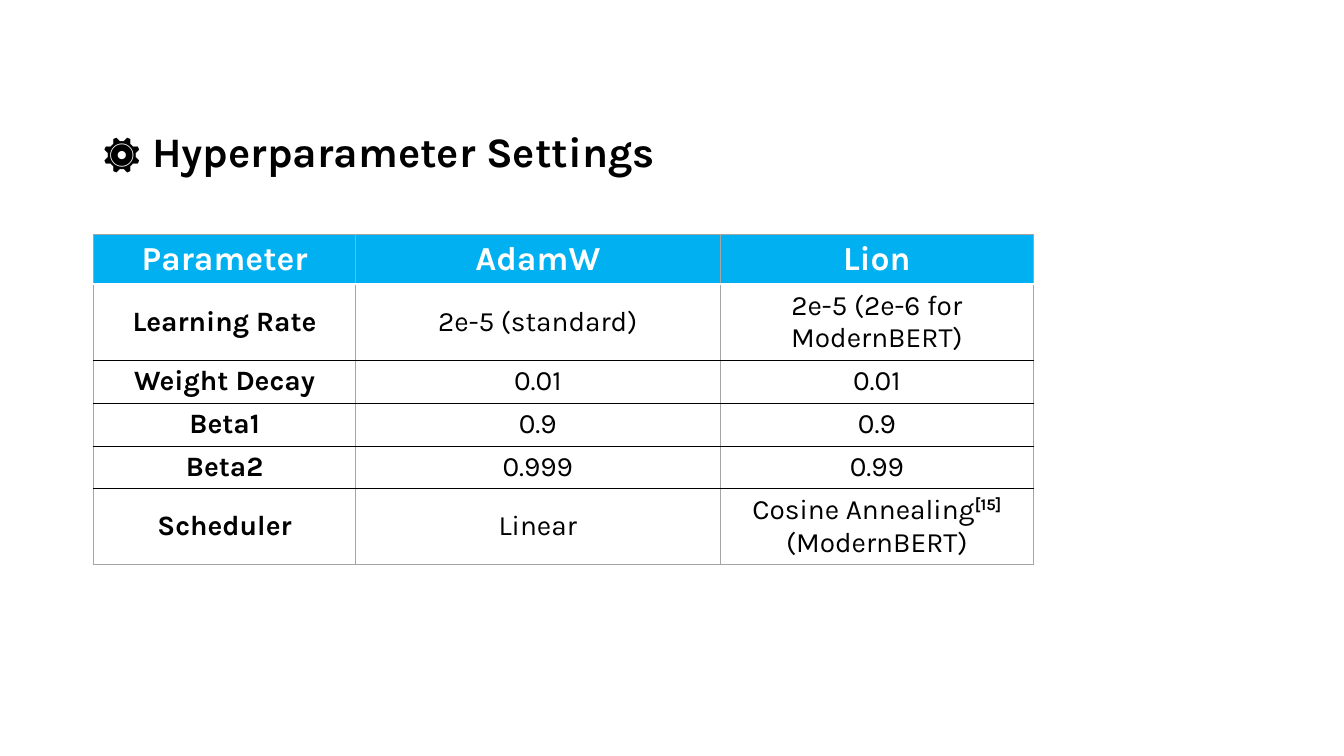
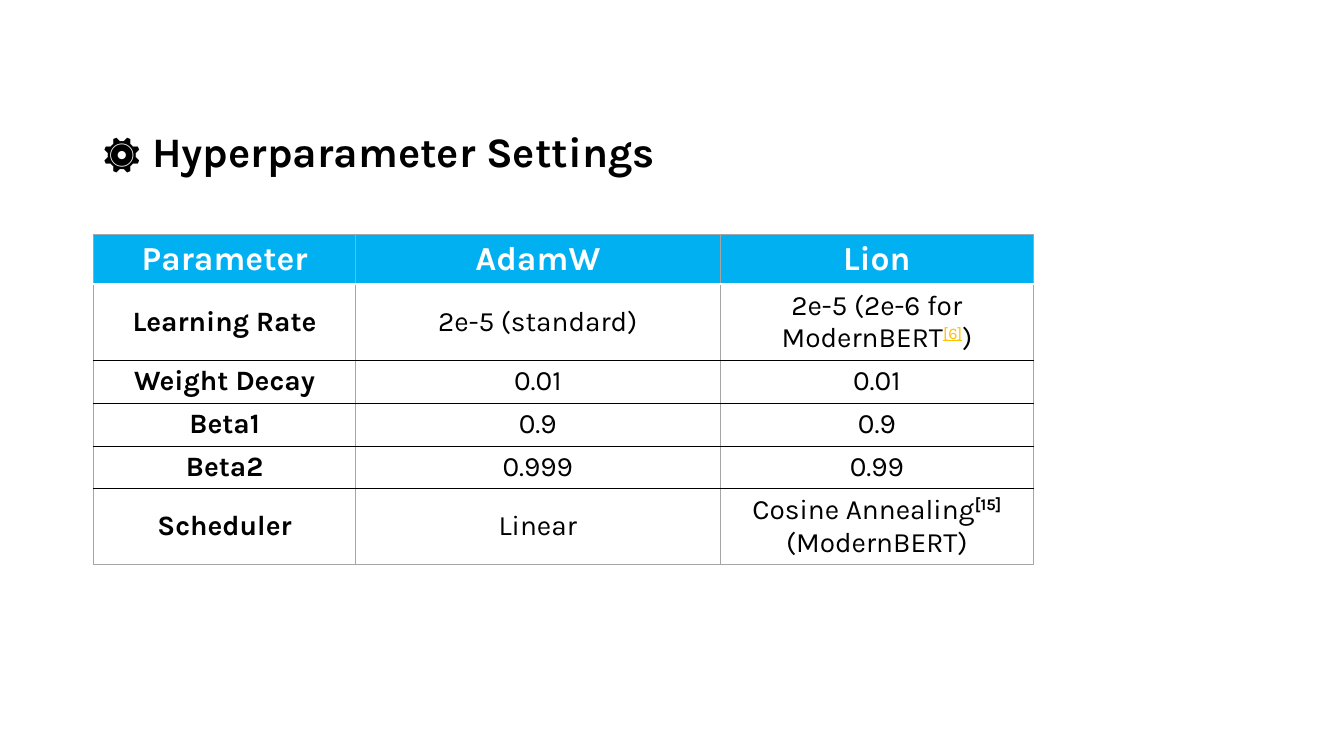
Before and after one commit to skfrost19/cross-encoder-modal, a slide deck: slide 15 of cross_encoder/thesis/Thesis_presentation.pptx. Drawn at 1344x756 pixels with LibreOffice and Linux fonts; fonts in the diff are those of the drawing. Boxes give left, top, right and bottom in pixels: in the first picture for what was removed or moved away, otherwise in the second. Text is boxed around its words. In the diff, an @@ line names an element or a change of style, - is before the commit and + after.

```diff
--- a/cross_encoder/thesis/Thesis_presentation.pptx
+++ b/cross_encoder/thesis/Thesis_presentation.pptx
@@ table at box(94, 235, 1033, 571) @@
-row 2, column 3: 2e-5 (2e-6 for ModernBERT)
+row 2, column 3: 2e-5 (2e-6 for ModernBERT[6])
```
Also in this commit, not shown: 13 other slides changed, 1 other file.
